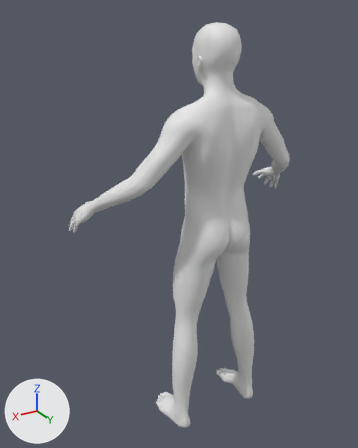
The glTF model game/assets/humans/half_giant_male_young.glb as it was, and as the next commit left it.
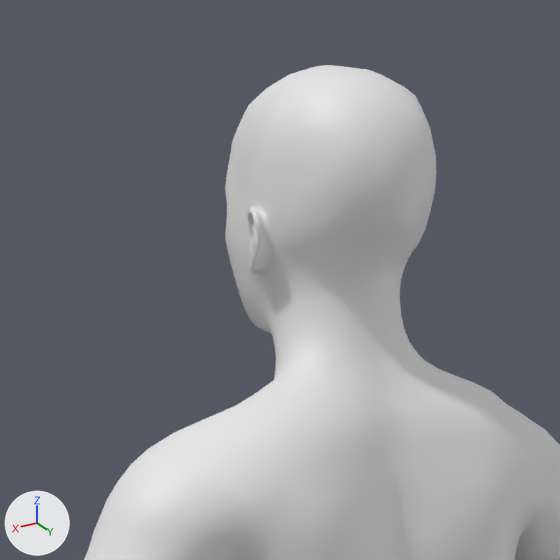
There are two pictures of each version: one whole from a camera (50 mm lens) standing at (1.136, 1.56, 1.82) and looking at (0.077, -0.205, 0.937), one close up on the part from 39% to 76% of the width and 2% to 31% of the height. Lighting does not change. The marker at lower left points along +X, +Y and +Z. The last two pictures show the newer version. Materials are left out; every surface is plain grey. Vertices at exactly the same position are counted once.

Objects in the first close-up: 'Body'.
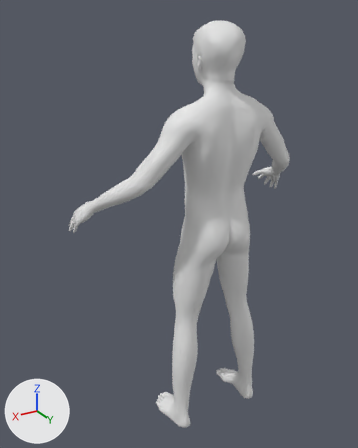
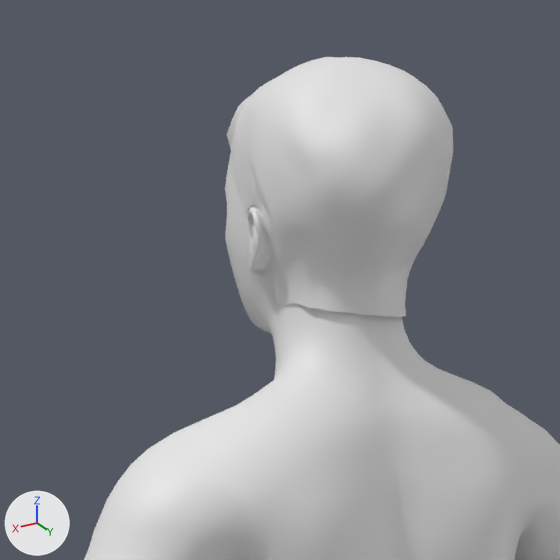
Changed parts and their boxes (x1, y1, x2, y2) in the close-ups (560 x 560 px):
'Body', reshaped: before (84, 65, 560, 560); after (84, 57, 560, 560)
part 1 of me_mesh_0, added: after (227, 57, 453, 319)

The edits, one by one:
me_mesh_0 is used by ob_body; location (0.0, 0.0, 0.0).
me_mesh_0 had 13380 vertices, 26756 faces and spanned x -0.55..0.55, y -0.37..0.09, z 0.0..1.78.
me_mesh_0 now has 14611 vertices, 29042 faces and spans x -0.55..0.55, y -0.37..0.09, z 0.0..1.79.
me_mesh_0 part 1: a new loose piece of 1011 vertices spanning x -0.1..0.09, y -0.18..0.06, z 1.57..1.79.
Other edits to the shape of me_mesh_0 do not show in these pictures.
